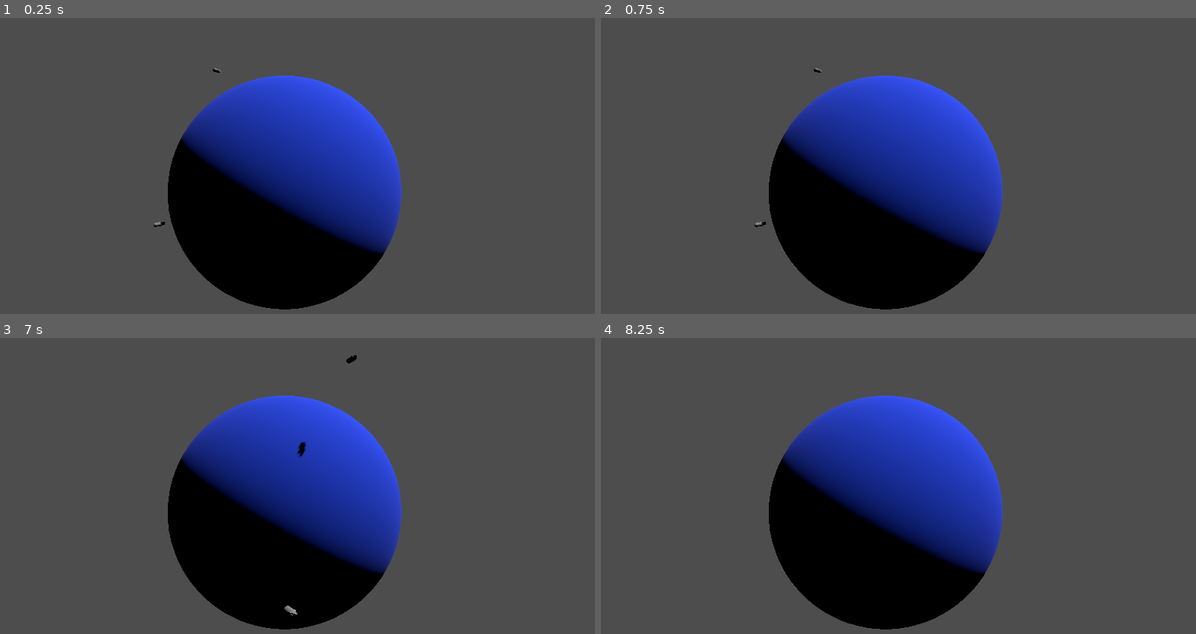
Above: before the commit, frames 1-4 (two rows, left to right).
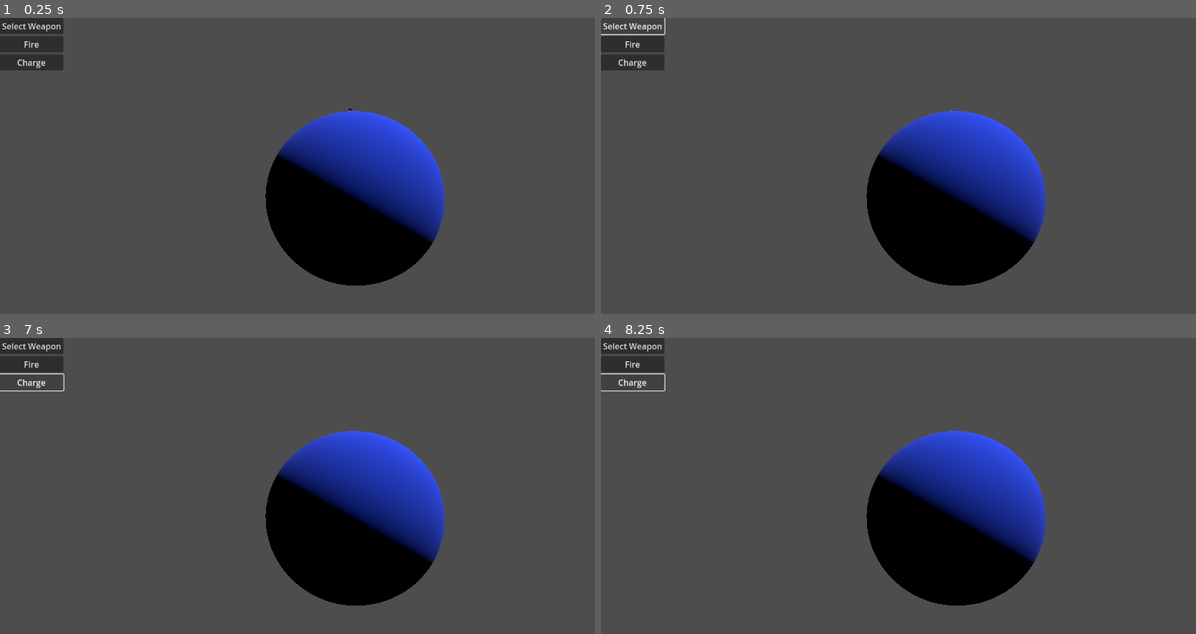
Above: after the commit, the same moments.

Repository: D4Devil/project--shipwrecked
Game: Godot game, scene res://scenes/test.tscn
Two runs of this game, one before a commit and one after it. Both use one fixed random seed, a clock stepped at 60 frames per second and the inputs below. This scene is started directly instead of the project's main scene.
Inputs (mouse positions are in pixels of both pictures, inside the frame that each line leads up to):
- Up to frame 1 (0.25 s): no input
- Up to frame 2 (0.75 s): click (630, 26) at 0.5 s, where only the run after the commit has a clickable "Select Weapon"
- Up to frame 3 (7 s): click (29, 364) at 1.25 s, where only the run after the commit has a clickable "Fire"; click (29, 382) at 2 s, where only the run after the commit has a clickable "Charge"; tap Enter (ui_accept) at 2.75, 3.02, 3.5, 3.77, 4.25, 5, 5.27, 5.75, 6.02, 6.5, 6.77 s; hold Right (ui_right) 2.78-3.53 s; hold Left (ui_left) 3.53-4.28 s; hold Right (ui_right) 4.28-5.78 s; hold Left (ui_left) from 5.78 s (still down)
- Up to frame 4 (8.25 s): release Left (ui_left) at 8.03 s; hold Right (ui_right) from 8.03 s (still down)

The runs differ from the first frame. In frame 1, 26% of the frame differs, in the area x 0-75%, y 0-99%; in frame 2, 25%; in frame 3, 25%; in frame 4, 25%.
Error before the commit: Assertion failed: A Physics physics_body must be provided (res://scripts/components/agent/gravitational_body_3d.gd:34)

Commit message:
Commited cause godot was overwriting the files

Diff:
--- a/scenes/ship_prototype.tscn
+++ b/scenes/ship_prototype.tscn
@@ -1,10 +1,12 @@
-[gd_scene load_steps=9 format=3 uid="uid://ctsglvau3y5lf"]
+[gd_scene load_steps=11 format=3 uid="uid://ctsglvau3y5lf"]
 
 [ext_resource type="Script" path="res://scripts/components/agent/gravitational_body_3d.gd" id="1_prxac"]
 [ext_resource type="Script" path="res://scripts/components/agent/buoyant_body_3d.gd" id="2_vyyj1"]
 [ext_resource type="Script" path="res://scripts/components/agent/sail_simulation.gd" id="3_ox3ip"]
 [ext_resource type="Script" path="res://scripts/components/agent/rudder_simulation.gd" id="4_osjkg"]
 [ext_resource type="Script" path="res://scripts/components/agent/input_agent.gd" id="5_xyooc"]
+[ext_resource type="Script" path="res://scripts/components/weapon/weapon.gd" id="6_s844l"]
+[ext_resource type="Script" path="res://scripts/components/weapon/weapon_behavior.gd" id="7_hfqxd"]
 
 [sub_resource type="CapsuleShape3D" id="CapsuleShape3D_5enxt"]
 
@@ -28,8 +30,9 @@
 
 [node name="CustomComponents" type="Node3D" parent="."]
 
-[node name="GravitationalBody3D" type="Node3D" parent="CustomComponents"]
+[node name="GravitationalBody3D" type="Node3D" parent="CustomComponents" node_paths=PackedStringArray("physics_body")]
 script = ExtResource("1_prxac")
+physics_body = NodePath("../..")
 _gravity_direction = Vector3(0, 0, 0)
 
 [node name="BuoyantBody3D" type="Node3D" parent="CustomComponents"]
@@ -48,3 +51,44 @@
 rudder = NodePath("../RudderSimulation")
 rudder_speed = 1.0
 sail = NodePath("../SailSimulation")
+
+[node name="Combat" type="Node" parent="."]
+
+[node name="Cannon" type="Node3D" parent="Combat"]
+script = ExtResource("6_s844l")
+_cooldown = 5.0
+
+[node name="SingleShooter" type="Node3D" parent="Combat/Cannon"]
+script = ExtResource("7_hfqxd")
+
+[node name="CannonBall" type="Node3D" parent="Combat/Cannon/SingleShooter"]
+
+[node name="Cooldown" type="Timer" parent="Combat/Cannon"]
+
+[node name="ArchAim" type="Node3D" parent="Combat/Cannon"]
+
+[node name="Triple-Cannon" type="Node3D" parent="Combat"]
+script = ExtResource("6_s844l")
+
+[node name="MultiShooter" type="Node3D" parent="Combat/Triple-Cannon"]
+script = ExtResource("7_hfqxd")
+
+[node name="CannonBall" type="Node3D" parent="Combat/Triple-Cannon/MultiShooter"]
+
+[node name="Cooldown" type="Timer" parent="Combat/Triple-Cannon"]
+
+[node name="ArchAim" type="Node3D" parent="Combat/Triple-Cannon"]
+
+[node name="RayGun" type="Node3D" parent="Combat"]
+script = ExtResource("6_s844l")
+
+[node name="SingleShooter" type="Node3D" parent="Combat/RayGun"]
+script = ExtResource("7_hfqxd")
+
+[node name="Lasser" type="Node3D" parent="Combat/RayGun/SingleShooter"]
+
+[node name="Cooldown" type="Timer" parent="Combat/RayGun"]
+
+[node name="LinearAim" type="Node3D" parent="Combat/RayGun"]
+
+[node name="WeaponController" type="Node" parent="Combat"]
--- a/scenes/test.tscn
+++ b/scenes/test.tscn
@@ -1,6 +1,7 @@
-[gd_scene load_steps=7 format=3 uid="uid://caytfce6raore"]
+[gd_scene load_steps=8 format=3 uid="uid://caytfce6raore"]
 
 [ext_resource type="Script" path="res://scripts/components/world/gravity_field_3d.gd" id="1_wigvl"]
+[ext_resource type="Script" path="res://scripts/components/weapon/weapon.gd" id="2_j4uhw"]
 [ext_resource type="PackedScene" uid="uid://ctsglvau3y5lf" path="res://scenes/ship_prototype.tscn" id="2_mt4ja"]
 
 [sub_resource type="SphereShape3D" id="SphereShape3D_otig1"]
@@ -23,8 +24,13 @@
 transform = Transform3D(-0.866023, -0.433016, 0.250001, 0, 0.499998, 0.866027, -0.500003, 0.749999, -0.43301, 0, 0, 0)
 shadow_enabled = true
 
+[node name="ShipPrototype" parent="." instance=ExtResource("2_mt4ja")]
+transform = Transform3D(1, 0, 0, 0, 1, 0, 0, 0, 1, 0, 43.4143, 0)
+
+[node name="Cannon" type="Node3D" parent="ShipPrototype"]
+script = ExtResource("2_j4uhw")
+
 [node name="Area3D" type="Area3D" parent="."]
-transform = Transform3D(1, 0, 0, 0, 1, 0, 0, 0, 1, 0, 6.73927, 36.0473)
 collision_layer = 0
 collision_mask = 2
 script = ExtResource("1_wigvl")
@@ -42,14 +48,40 @@
 [node name="CollisionShape3D" type="CollisionShape3D" parent="Area3D/MeshInstance3D/StaticBody3D"]
 shape = SubResource("SphereShape3D_4tr76")
 
-[node name="ShipPrototype" parent="." instance=ExtResource("2_mt4ja")]
-transform = Transform3D(1, 0, 0, 0, 1, 0, 0, 0, 1, 0, 33.7241, 0)
-
-[node name="ShipPrototype2" parent="." instance=ExtResource("2_mt4ja")]
-transform = Transform3D(1, 0, 0, 0, 1, 0, 0, 0, 1, 0, 44.8338, 61.1758)
-
-[node name="ShipPrototype3" parent="." instance=ExtResource("2_mt4ja")]
-transform = Transform3D(1, 0, 0, 0, 1, 0, 0, 0, 1, 7.15632, 3.95044, 79.6195)
-
 [node name="Camera3D" type="Camera3D" parent="."]
 transform = Transform3D(0.620483, -0.117918, 0.775304, 0, 0.988631, 0.150364, -0.78422, -0.093298, 0.613429, 68.5117, 21.3882, 84.5281)
+
+[node name="Ui" type="Control" parent="."]
+layout_mode = 3
+anchors_preset = 15
+anchor_right = 1.0
+anchor_bottom = 1.0
+grow_horizontal = 2
+grow_vertical = 2
+
+[node name="HBoxContainer" type="HBoxContainer" parent="Ui"]
+layout_mode = 1
+anchors_preset = 15
+anchor_right = 1.0
+anchor_bottom = 1.0
+grow_horizontal = 2
+grow_vertical = 2
+
+[node name="VBoxContainer" type="VBoxContainer" parent="Ui/HBoxContainer"]
+layout_mode = 2
+size_flags_horizontal = 0
+
+[node name="Button" type="Button" parent="Ui/HBoxContainer/VBoxContainer"]
+layout_mode = 2
+text = "Select Weapon"
+
+[node name="Button2" type="Button" parent="Ui/HBoxContainer/VBoxContainer"]
+layout_mode = 2
+text = "Fire"
+
+[node name="Button3" type="Button" parent="Ui/HBoxContainer/VBoxContainer"]
+layout_mode = 2
+text = "Charge"
+
+[connection signal="being_used" from="ShipPrototype/Cannon" to="ShipPrototype/Cannon" method="echo" binds= ["Cannon Selected"]]
+[connection signal="pressed" from="Ui/HBoxContainer/VBoxContainer/Button" to="ShipPrototype/Cannon" method="on_weapon_being_used" binds= [true]]
--- /dev/null
+++ b/scripts/components/weapon/weapon.gd
@@ -0,0 +1,101 @@
+class_name Weapon
+extends Node3D
+
+# General Weapon Variables
+@export var _cooldown: float = 0:
+	set(value):
+		_cooldown = value
+		update_cooldowm()
+
+var current_cooldown: float :
+	get:
+		if _cooldown <= 0:
+			return _cooldown
+		return _cooldown_timer.time_left
+
+var _cooldown_timer: Timer
+var _can_be_fired: bool = true
+
+# Weapon charge related variables
+@export_subgroup('Charged Weapon')
+@export var _can_be_charged: bool = false
+@export var _overcharge_reset: bool = false
+@export var _charging_speed: float = 0.2
+@export var _minimum_charging_time: float = 0
+@export var _maximum_charging_time: float = 1
+var _current_charged_time
+
+
+signal being_used(used: bool)
+signal fired(charge: float)
+signal overcharged(max_charge)
+signal charged(delta: float)
+
+
+func _ready() -> void:
+	# Set up cooldown timer
+	if _cooldown > 0:
+		_cooldown_timer = Timer.new()
+		_cooldown_timer.one_shot = false
+		_cooldown_timer.autostart = false
+		_cooldown_timer.wait_time = _cooldown
+		_cooldown_timer.timeout.connect(_on_cooldown_ended)
+		add_child(_cooldown_timer)
+
+
+func on_weapon_being_used(used: bool) -> void:
+	if being_used:
+		being_used.emit(used)
+
+
+func on_weapon_fired() -> void:
+	if not _can_be_fired:
+		return
+
+	if _can_be_charged && _current_charged_time < _minimum_charging_time:
+		_current_charged_time = 0
+
+	if _cooldown > 0:
+		_can_be_fired = false
+		_cooldown_timer.start()
+
+	if fired:
+		fired.emit(_current_charged_time)
+
+
+func on_weapon_charged(delta: float) -> void:
+	if not _can_be_charged:
+		print('Current weapon %s can\'t be charged', name)
+		return
+
+	_current_charged_time += delta * _charging_speed
+	if _overcharge_reset && _current_charged_time > _maximum_charging_time:
+		_on_overcharged()
+		_current_charged_time = 0
+		return
+
+	if charged:
+		charged.emit(delta)
+
+
+func _on_overcharged() -> void:
+	if overcharged:
+		overcharged.emit(_maximum_charging_time)
+
+
+func _on_cooldown_ended() -> void:
+	_can_be_fired = true
+
+
+func update_cooldowm() -> void:
+		if _cooldown_timer:
+			_cooldown_timer.wait_time = _cooldown
+
+			# Game rule, when cooldown change, changes current cooldown
+			if _cooldown_timer.time_left > _cooldown_timer.wait_time:
+				_cooldown_timer.stop()
+				_cooldown_timer.start()
+
+
+func echo(message: String) -> void:
+	print(message)
--- /dev/null
+++ b/scripts/components/weapon/weapon_behavior.gd
@@ -0,0 +1,6 @@
+class_name WeaponBehavior
+extends Node3D
+
+
+func on_behavior_start():
+	pass
